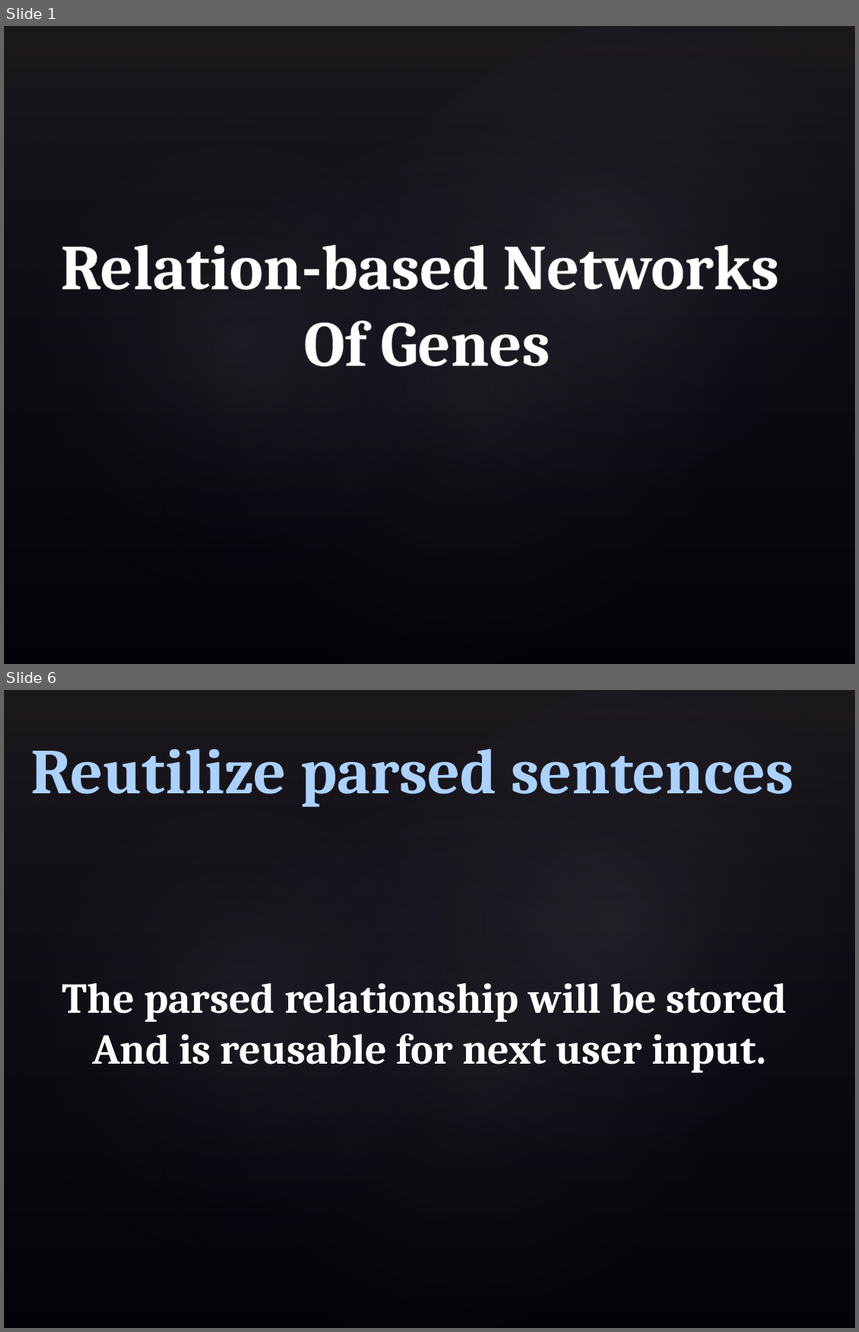
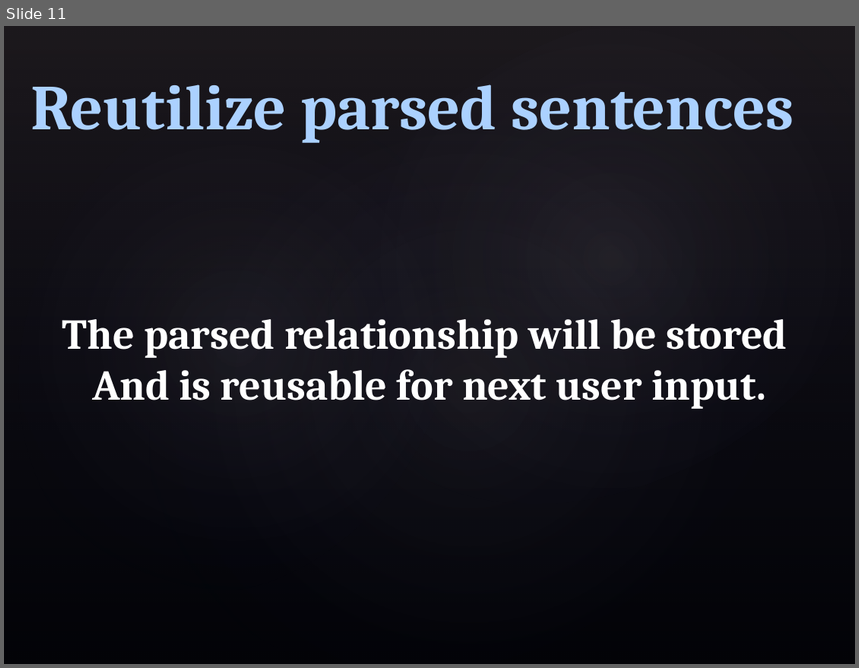
Before and after one commit to philloooo/stringAlgo-project, a slide deck: workflow.pptx. Shown one above the other, each under a label of ours: slides 1 and 6 before the commit, slide 11 after it; the slides between them are not shown. The pictures are 859x1332 and 859x668 pixels, drawn with LibreOffice and Linux fonts; fonts in the diff are those of the drawing; background and template pictures are left out. Boxes give left, top, right and bottom in pixels: in the first picture for what was removed or moved away, otherwise in the second. Text is boxed around its words. In the diff, an @@ line names an element or a change of style, - is before the commit and + after.

```diff
--- a/workflow.pptx
+++ b/workflow.pptx
@@ slide 1 removed at [4,26,855,664], background picture (left out); not listed: 4 template elements that a slide beside it also shows @@
@@ text removed at [60,245,779,367] @@
-Relation-based Networks
-Of Genes
@@ what was slide 6 is now slide 11 @@
```
Also in this commit, not shown: 4 slides changed, 6 slides added, 36 other files.
